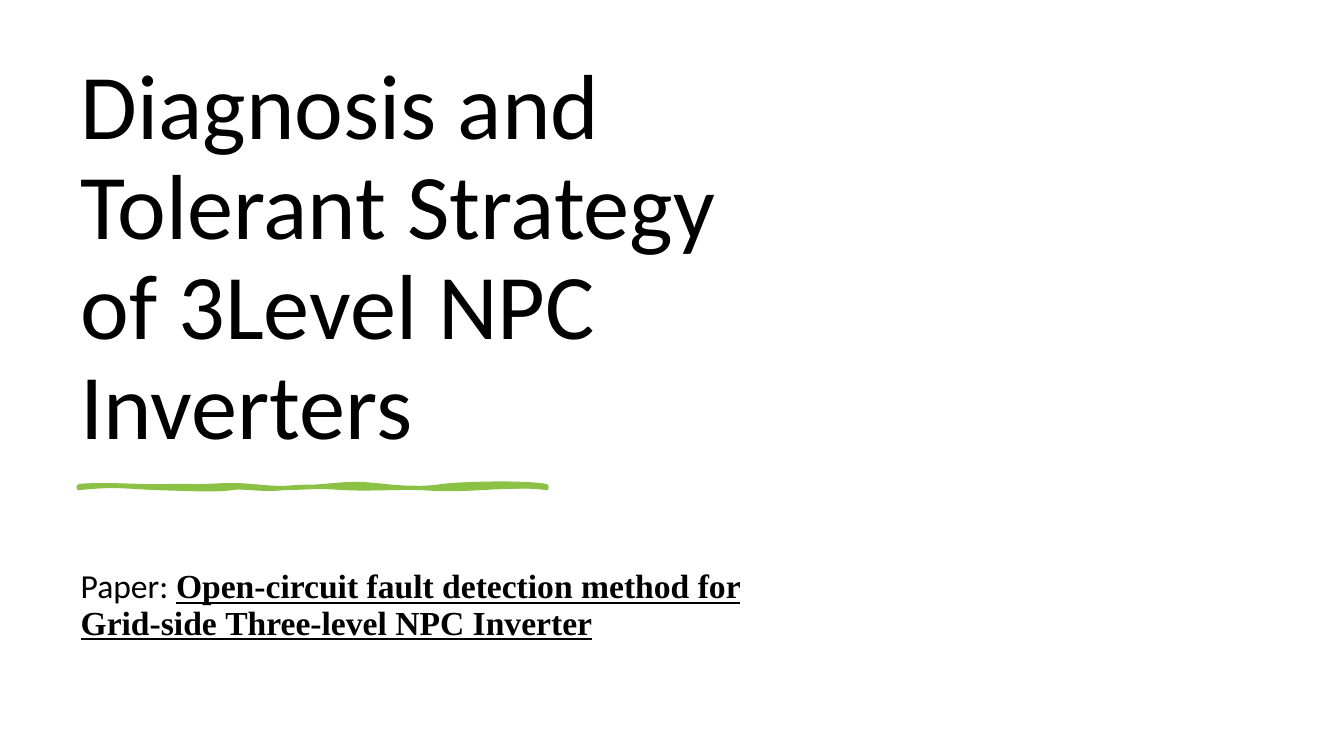
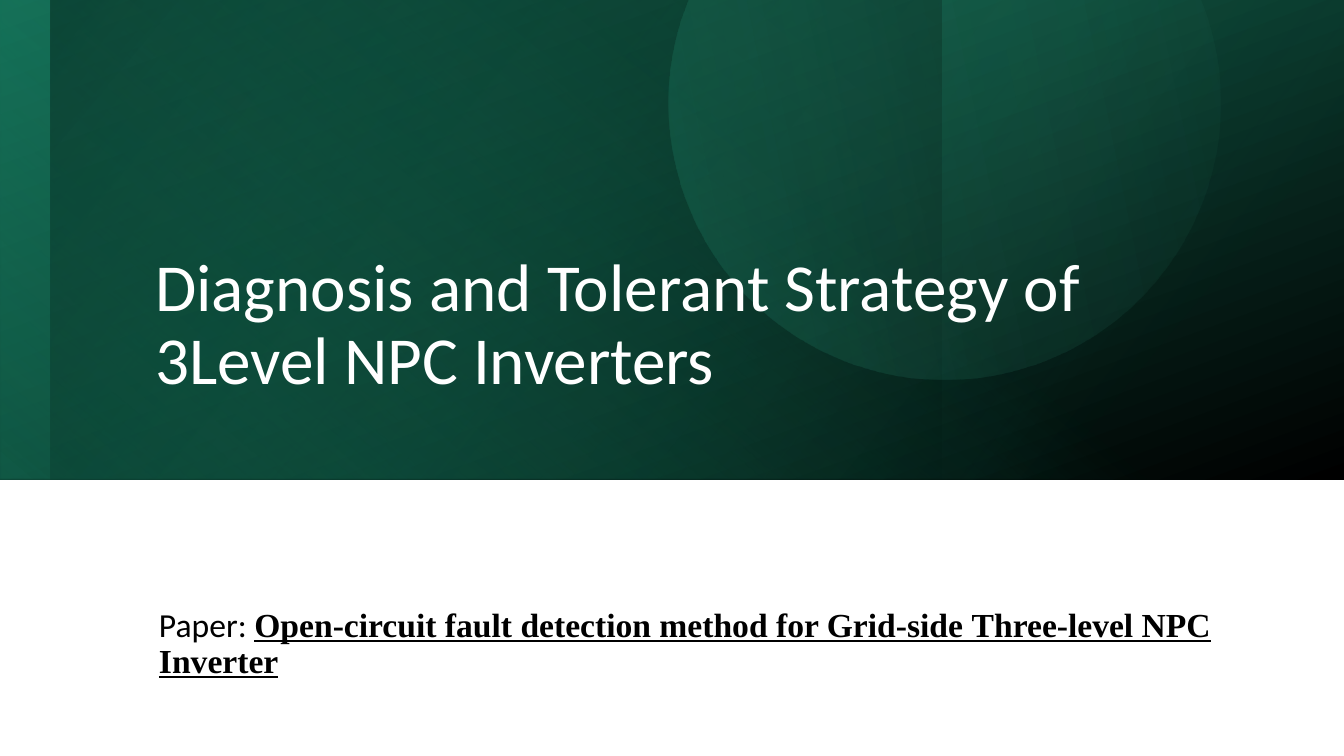
Before and after one commit to ahmetcan-akuz/Thesis, a slide deck: slide 15 of Reports/Fault_Tolerance.pptx. Drawn at 1344x756 pixels with LibreOffice and Linux fonts; fonts in the diff are those of the drawing. Boxes give left, top, right and bottom in pixels: in the first picture for what was removed or moved away, otherwise in the second. Text is boxed around its words. In the diff, an @@ line names an element or a change of style, - is before the commit and + after.

```diff
--- a/Reports/Fault_Tolerance.pptx
+++ b/Reports/Fault_Tolerance.pptx
@@ rectangle added at <box>0,0,1344,480</box>, fill gradient #16745A to #000000 @@
@@ rectangle added at <box>0,0,1343,479</box>, fill gradient #1D9A78 to #16745A @@
@@ rectangle added at <box>0,0,942,480</box>, fill gradient #0E4D3C to #000000 @@
@@ rectangle added at <box>49,0,1344,480</box>, fill gradient #1D9A78 to #000000 @@
@@ freeform shape added at <box>572,0,1289,477</box>, fill gradient #1D9A78 to #5AE0BB @@
@@ title "Diagnosis and Tolerant Strategy of ...": place and size @@
-title "Diagnosis and Tolerant Strategy of ..." at <box>81,75,715,440</box>
+title "Diagnosis and Tolerant Strategy of ..." at <box>155,264,1080,385</box>
@@ title "Diagnosis and Tolerant Strategy of ..." at <box>155,264,1080,385</box>: size 66 to 48 pt, text colour #000000 to #FFFFFF @@
@@ freeform shape removed at <box>79,486,546,488</box> @@
@@ subtitle "Paper: Open-circuit fault detection method ...": place and size @@
-subtitle "Paper: Open-circuit fault detection method ..." at <box>81,574,741,640</box>
+subtitle "Paper: Open-circuit fault detection method ..." at <box>159,613,1211,678</box>
@@ subtitle "Paper: Open-circuit fault detection method ..." at <box>159,613,1211,678</box>: vertical alignment top to middle @@
```
Also in this commit, not shown: 1 other slide changed, 7 slides added, 3 other files.
